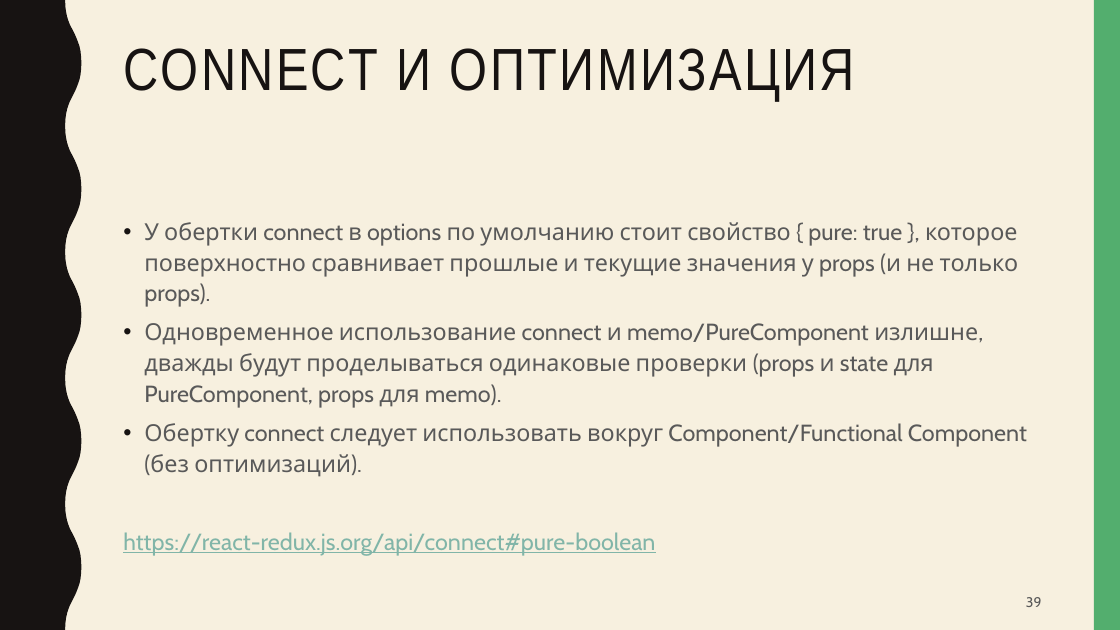
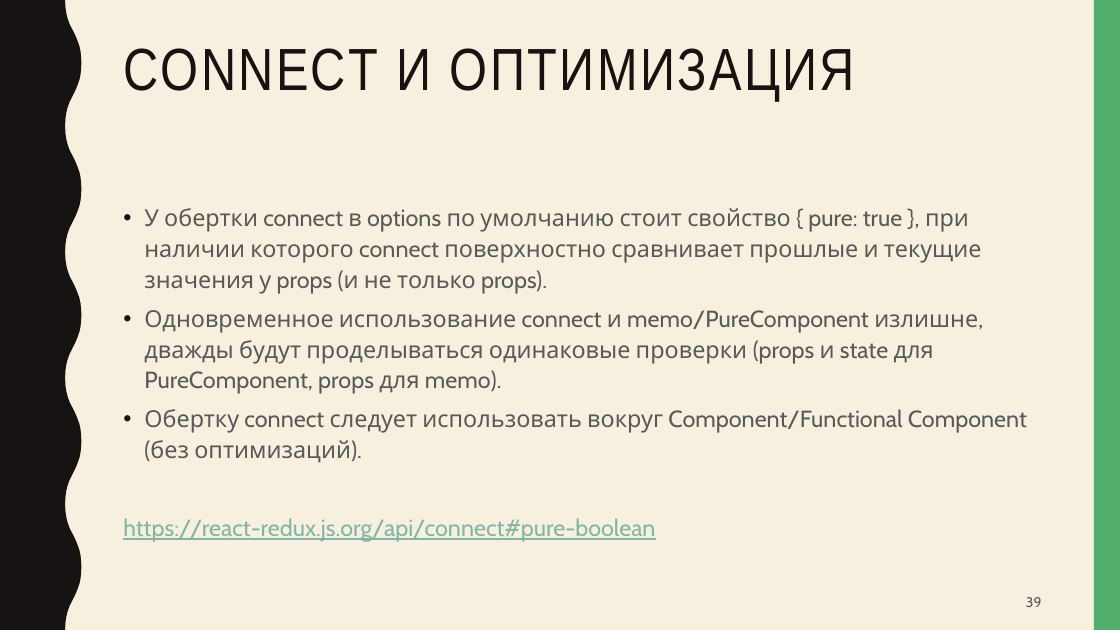
Before and after one commit to artem-gorokhovskii/PureComponent-VS-memo, a slide deck: slide 39 of PureComponent-vs-memo.pptx. Drawn at 1120x630 pixels with LibreOffice and Linux fonts; fonts in the diff are those of the drawing. Boxes give left, top, right and bottom in pixels: in the first picture for what was removed or moved away, otherwise in the second. Text is boxed around its words. In the diff, an @@ line names an element or a change of style, - is before the commit and + after.

Commit message:
small fixes in presentation

```diff
--- a/PureComponent-vs-memo.pptx
+++ b/PureComponent-vs-memo.pptx
@@ text "У обертки connect в options ...": place and size @@
-text "У обертки connect в options ..." at [123, 222, 1027, 556]
+text "У обертки connect в options ..." at [123, 208, 1027, 542]
@@ text at [144, 208, 982, 294]: text changed @@
-• У обертки connect в options по умолчанию стоит свойство { pure: true }, которое поверхностно сравнивает прошлые и текущие значения у props (и не только props).
+• У обертки connect в options по умолчанию стоит свойство { pure: true }, при наличии которого connect поверхностно сравнивает прошлые и текущие значения у props (и не только props).
```
